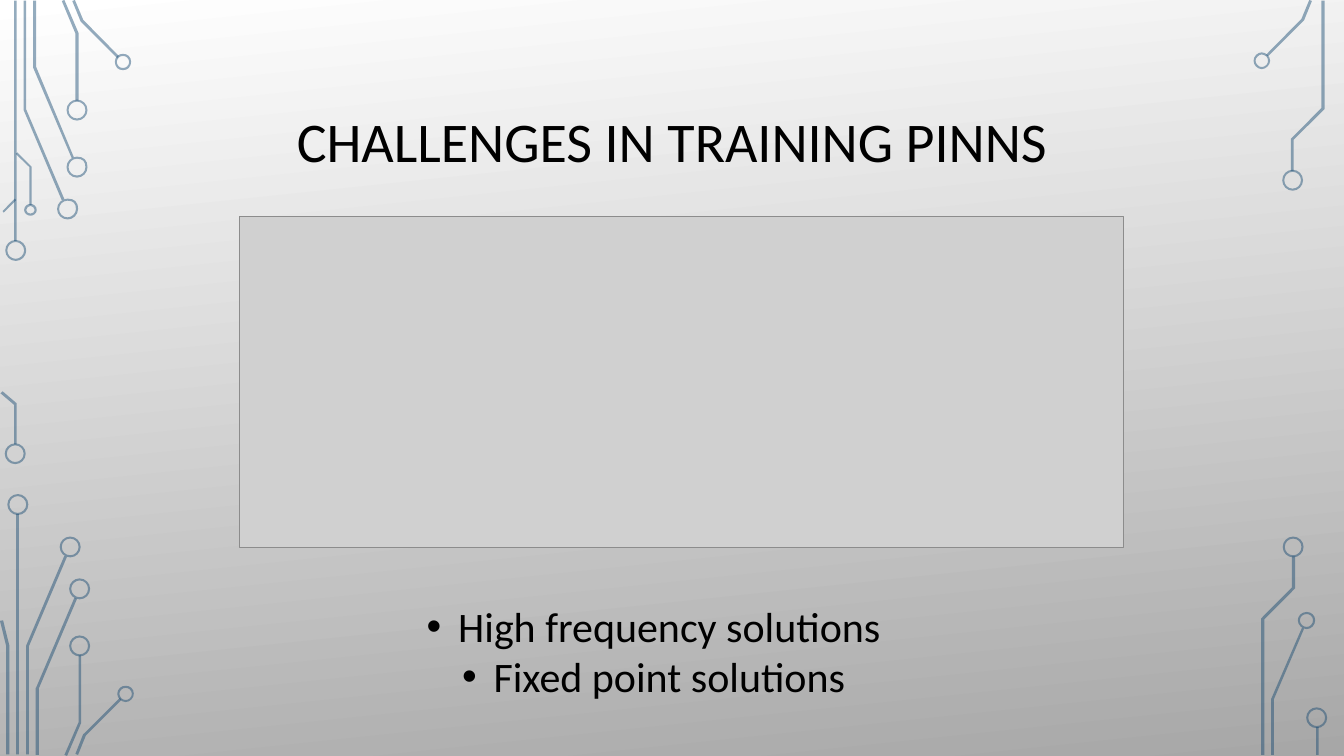
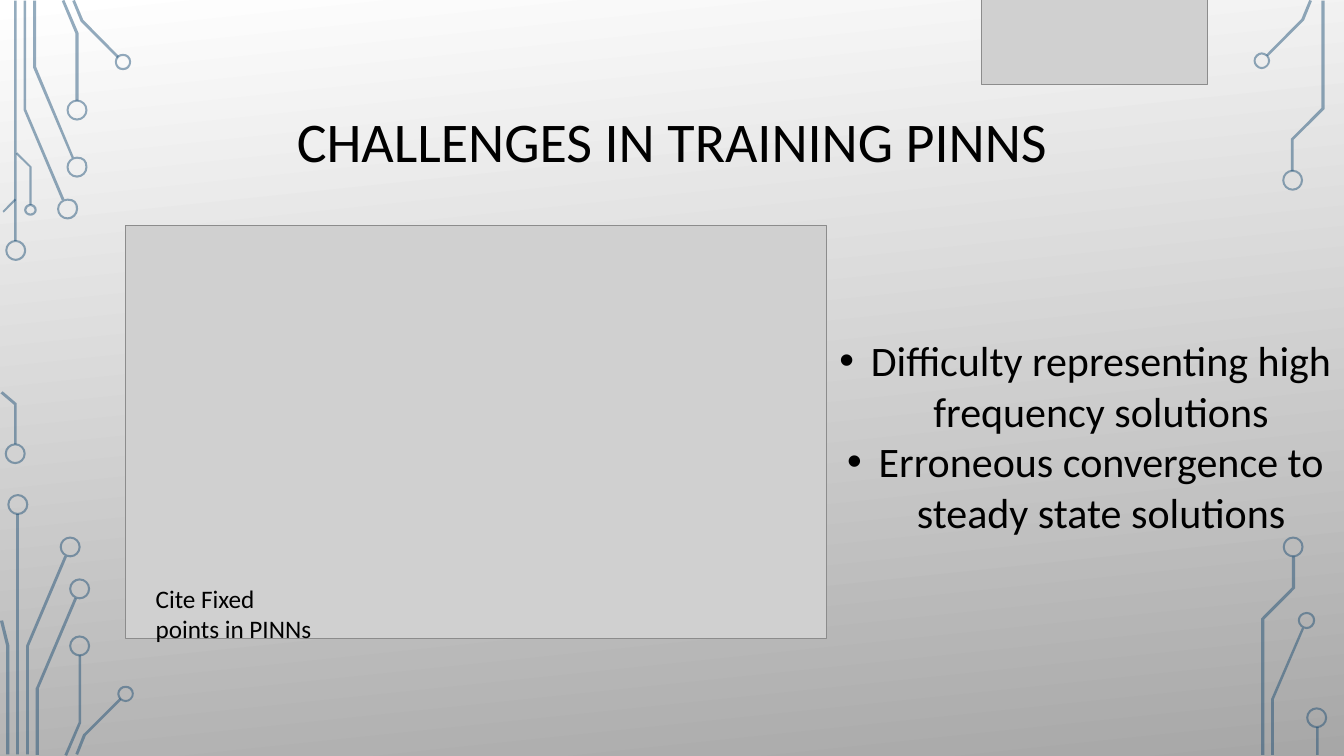
Before and after one commit to damienbeecroft/pnnl_research, a slide deck: slide 4 of MFFBPINNs.pptx. Drawn at 1344x756 pixels with LibreOffice and Linux fonts; fonts in the diff are those of the drawing; grey boxes stand for pictures; background and template pictures are left out. Boxes give left, top, right and bottom in pixels: in the first picture for what was removed or moved away, otherwise in the second. Text is boxed around its words. In the diff, an @@ line names an element or a change of style, - is before the commit and + after.

```diff
--- a/MFFBPINNs.pptx
+++ b/MFFBPINNs.pptx
@@ picture: place and size @@
-picture at bbox=[240, 217, 1124, 548]
+picture at bbox=[982, 0, 1209, 85]
@@ picture added at bbox=[126, 226, 827, 639] @@
@@ text at bbox=[871, 347, 1331, 535]: text changed @@
-• High frequency solutions
-• Fixed point solutions
+• Difficulty representing high frequency solutions
+• Erroneous convergence to steady state solutions
@@ text added at bbox=[156, 590, 311, 642], 18 pt, text #000000 @@
+Cite Fixed points in PINNs
```
Also in this commit, not shown: 1 other slide changed, 1 slide added, 1 slide removed, 4 other files.
